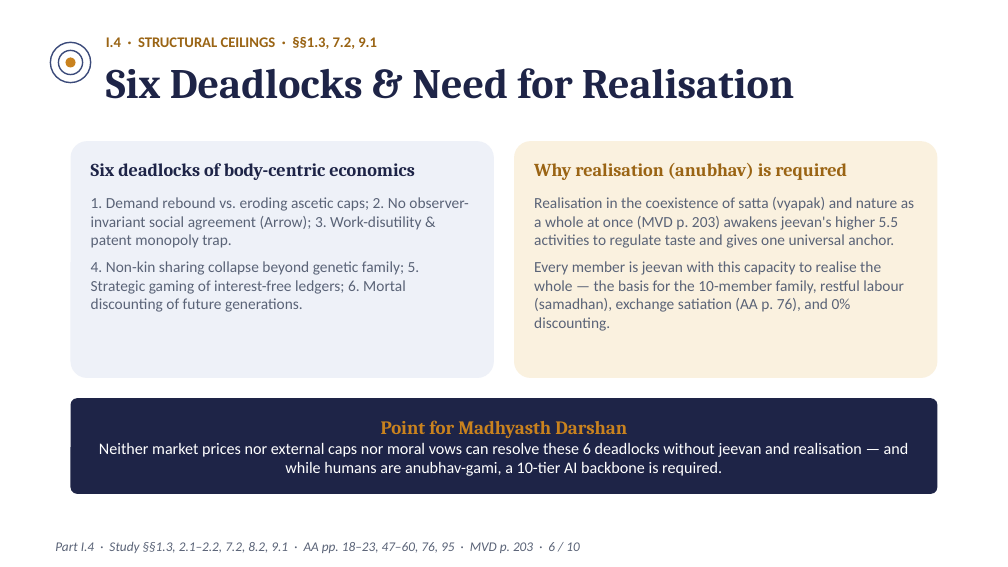
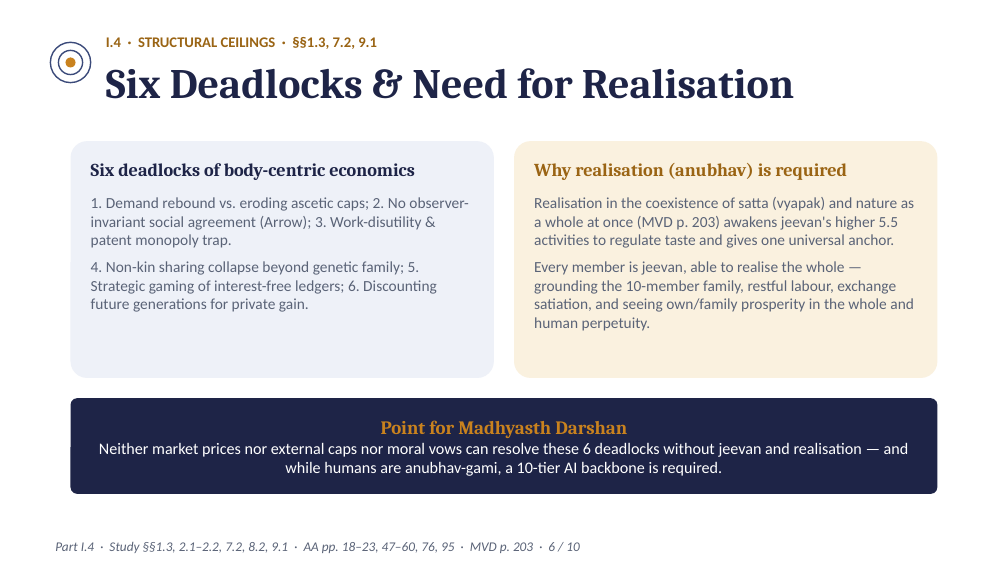
Before and after one commit to raghavamohan/AnalyticMadhyasthDarshan, a slide deck: slide 6 of Studies/Prosperity-Economics-And-Right-Use/Modern-Economic-Concepts-For-Madhyasth-Darshan-Readers.pptx. Drawn at 1008x567 pixels with LibreOffice and Linux fonts; fonts in the diff are those of the drawing. Boxes give left, top, right and bottom in pixels: in the first picture for what was removed or moved away, otherwise in the second. Text is boxed around its words. In the diff, an @@ line names an element or a change of style, - is before the commit and + after.

Commit message:
Clarify intergenerational ecology via prosperity in the whole and human perpetuity

```diff
--- a/Studies/Prosperity-Economics-And-Right-Use/Modern-Economic-Concepts-For-Madhyasth-Darshan-Readers.pptx
+++ b/Studies/Prosperity-Economics-And-Right-Use/Modern-Economic-Concepts-For-Madhyasth-Darshan-Readers.pptx
@@ text at (91, 261, 437, 312): text changed @@
-4. Non-kin sharing collapse beyond genetic family; 5. Strategic gaming of interest-free ledgers; 6. Mortal discounting of future generations.
+4. Non-kin sharing collapse beyond genetic family; 5. Strategic gaming of interest-free ledgers; 6. Discounting future generations for private gain.
@@ text at (534, 261, 914, 331): text changed @@
-Every member is jeevan with this capacity to realise the whole — the basis for the 10-member family, restful labour (samadhan), exchange satiation (AA p. 76), and 0% discounting.
+Every member is jeevan, able to realise the whole — grounding the 10-member family, restful labour, exchange satiation, and seeing own/family prosperity in the whole and human perpetuity.
```
Also in this commit, not shown: 14 other files.
